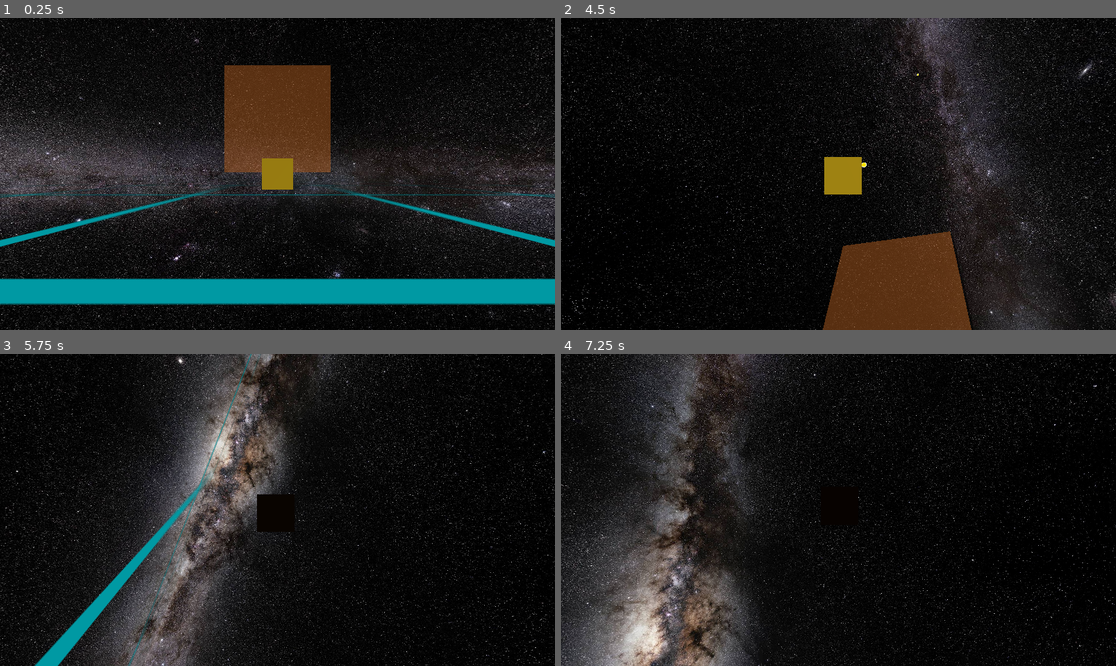
Above: before the commit, frames 1-4 (two rows, left to right).
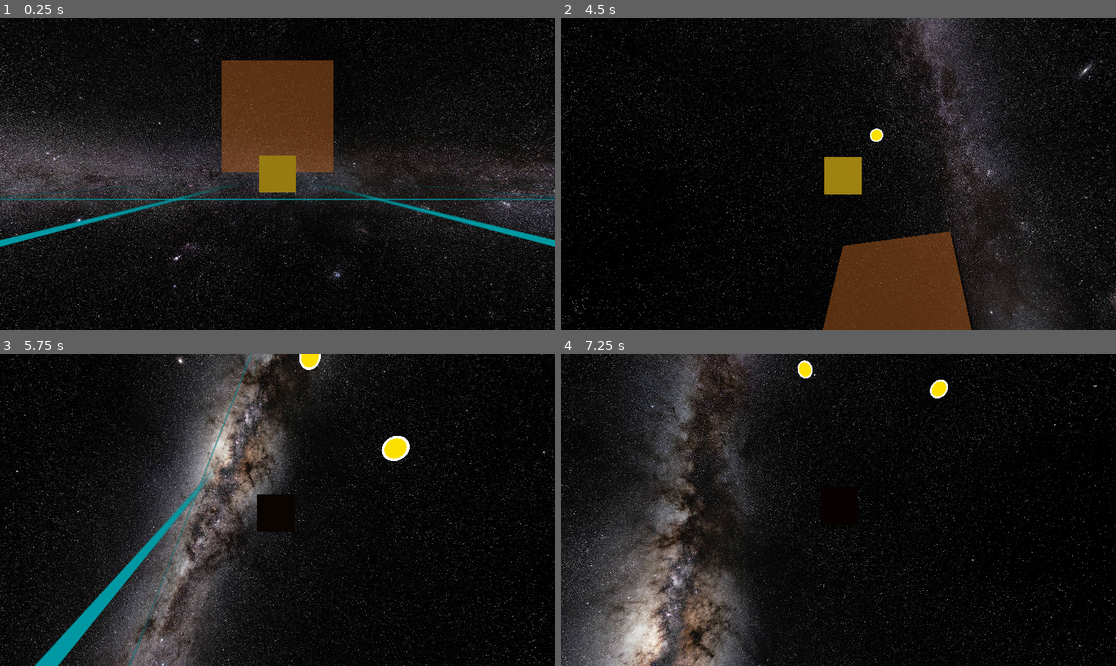
Above: after the commit, the same moments.

Repository: david-andrew/Aberration
Game: Godot game, scene res://world.tscn
The game is run twice, just before and just after one commit, with the same random seed, the same clock (stepped at 60 frames per second) and the same inputs.
Inputs:
- Up to frame 1 (0.25 s): no input
- Up to frame 2 (4.5 s): hold Right (right) 0.53-1.28 s; hold A (a) 0.53-1.28 s; tap D (d) at 0.8, 1.35 s; hold Down (down) 1.28-2.03 s; tap E (e) at 1.55 s; hold Right (right) 2.03-2.78 s; hold E (e) 2.03-2.78 s; tap Q (q) at 2.3, 2.85 s; hold Up (up) 2.78-3.53 s; tap S (s) at 3.05 s; hold S (s) 3.53-4.28 s; hold Left (left) from 3.53 s (still down); tap Space (space) at 3.8, 4.35 s
- Up to frame 3 (5.75 s): tap W (w) at 4.55 s; release Left (left) at 5.03 s; hold Down (down) from 5.03 s (still down); hold W (w) from 5.03 s (still down); tap A (a) at 5.3 s
- Up to frame 4 (7.25 s): release Down (down) at 5.78 s; release W (w) at 5.78 s; hold Right (right) 5.78-6.53 s; tap A (a) at 5.85 s; tap D (d) at 6.05 s; hold Up (up) from 6.53 s (still down); hold Ctrl (ctrl) from 6.53 s (still down); tap E (e) at 6.8 s

The runs differ from the first frame. In frame 1, 10% of the frame differs, in the area x 0-100%, y 13-92%; in frame 2, 0.1%; in frame 3, 0.5%; in frame 4, 0.3%.

Commit message:
made bullets damage the player

Diff:
--- a/ChaseCamera.gd
+++ b/ChaseCamera.gd
@@ -24,8 +24,15 @@
 
 
 func _physics_process(delta):
+
+
 	test_velocity = global_position - prev_test_position
 	prev_test_position = global_position
+
+	#return early if target instance is no longer valid
+	if !is_instance_valid(target):
+		apply_central_force(-damping/10 * test_velocity)
+		return
 
 	# apply the spring force
 	var distance = target.get_global_transform().origin - global_transform.origin
--- /dev/null
+++ b/Damager.gd
@@ -0,0 +1,9 @@
+extends Node
+class_name Damager
+
+func _ready():
+	assert(get_script() != Damager, "Damager is an abstract class, and should not be instantiated directly")
+
+func give_damage() -> int:
+	push_error("give damage should be overrided by the child class extending Damager")
+	return 0
--- a/Ship.gd
+++ b/Ship.gd
@@ -1,7 +1,6 @@
 extends RigidBody3D
 
 
-#var GameMaster: GameMasterClass
 
 # DEBUG
 @export var health: Health
@@ -20,6 +19,7 @@
 var last_shot_time = Time.get_ticks_msec()
 const FULL_AUTOMATIC_MODE = false #false means burst mode
 const BULLETS_PER_SHOT = 3 #burst mode, like halo combat rifle
+const BULLET_INITIAL_SPEED = 1
 # preload resource for bullets
 const BULLET = preload("res://bullet.tscn")
 var total_bullets_shot = 0
@@ -28,7 +28,8 @@
 # Called when the node enters the scene tree for the first time.
 func _ready():
 	pass # Replace with function body.
-	#GameMaster = get_node("/root/GameMaster")
+	contact_monitor = true
+	max_contacts_reported = 10
 
 
 # Called every frame. 'delta' is the elapsed time since the previous frame.
@@ -42,15 +43,27 @@
 		GameMaster.current_scene.add_child(bullet)
 		bullet.global_basis = global_basis
 		bullet.position = global_position
-		print('spawning bullet at ', global_position)
 		bullet.global_position -= 2*global_transform.basis.z
-		bullet.linear_velocity = linear_velocity -100 * global_transform.basis.z
+		bullet.linear_velocity = linear_velocity + BULLET_INITIAL_SPEED * -global_transform.basis.z
 		last_shot_time = Time.get_ticks_msec()
 		total_bullets_shot += 1
 		#if !FULL_AUTOMATIC_MODE:
 			#bullet_count += 1
 
+func handle_collisions():
+	var colliders = get_colliding_bodies()
+	var damagers = []
+	for collider in colliders:
+		if collider.has_method('give_damage'):
+			health.damage(collider.give_damage())
+			damagers.append(collider)
+			collider.queue_free()
+	if len(damagers) > 0:
+		print('damaging: ', damagers)
+
+
 func _physics_process(delta):
+	handle_collisions()
 
 	if Input.is_action_pressed('space'):
 		shoot()
--- a/bullet.gd
+++ b/bullet.gd
@@ -1,2 +1,5 @@
-extends RigidBody3D
+extends Damager
 class_name Bullet
+
+func give_damage() -> int:
+	return 1
--- a/world.tscn
+++ b/world.tscn
@@ -103,6 +103,7 @@
 mesh = SubResource("BoxMesh_g8qny")
 
 [node name="ChaseCamera" type="RigidBody3D" parent="." node_paths=PackedStringArray("target")]
+transform = Transform3D(1, 0, 0, 0, 1, 0, 0, 0, 1, 0, 0, 4.71112)
 script = ExtResource("7_3p5ke")
 target = NodePath("../Ship/CameraTarget")
 
Not shown, changed: export_presets.cfg
